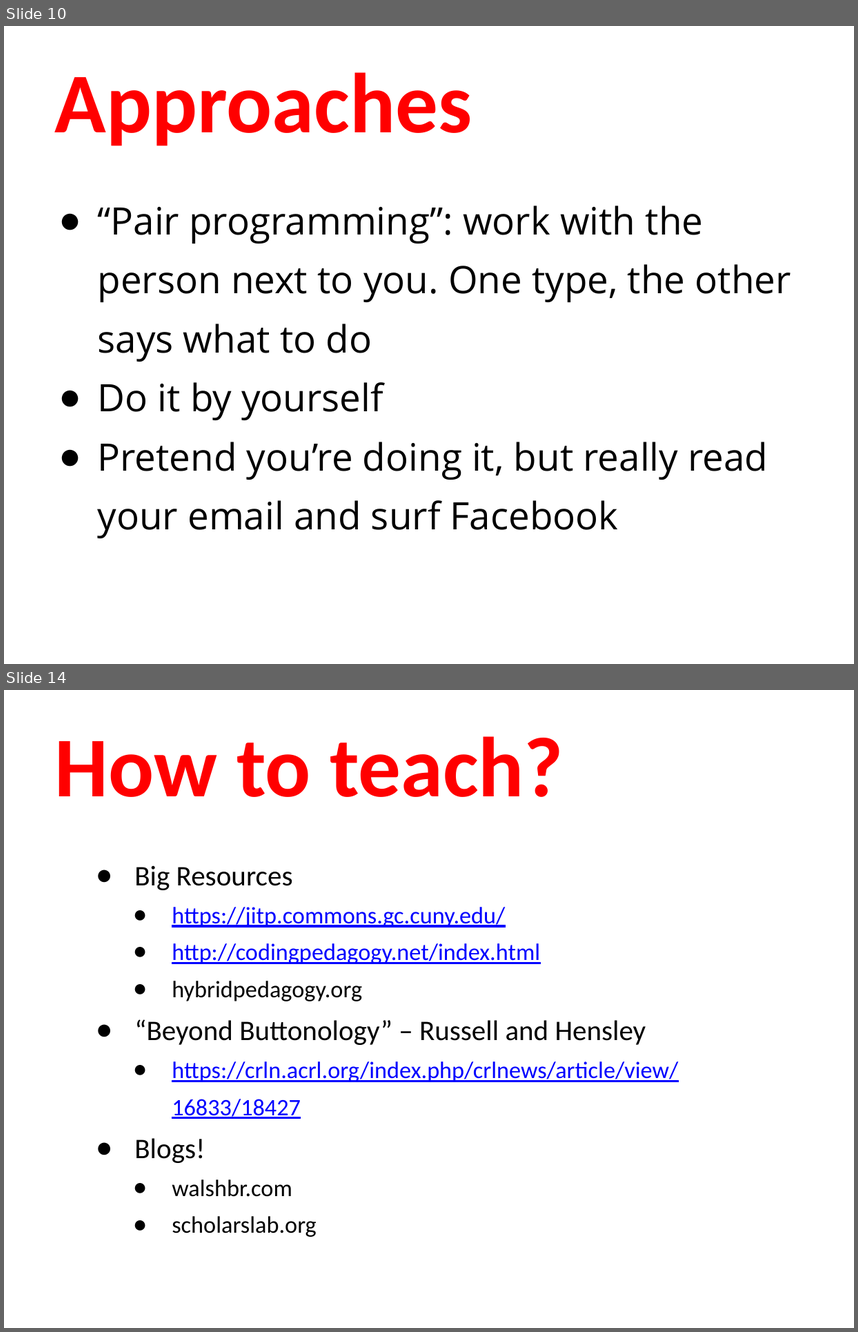
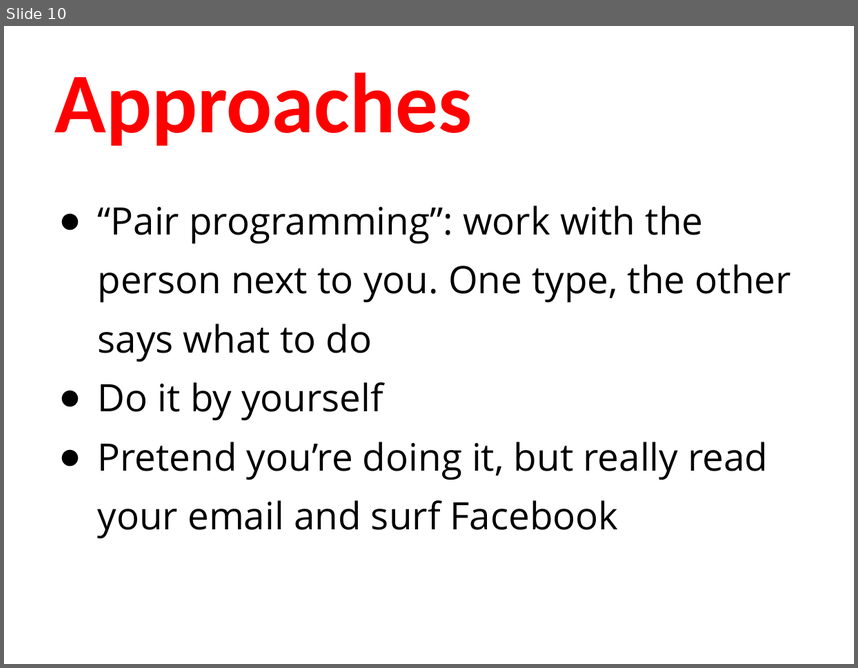
Before and after one commit to humanitiesprogramming/slides, a slide deck: 2019/python/day3-review.pptx. Shown one above the other, each under a label of ours: slides 10 and 14 before the commit, slide 10 after it; the slides between them are not shown. The pictures are 858x1332 and 858x668 pixels, drawn with LibreOffice and Linux fonts; fonts in the diff are those of the drawing. Boxes give left, top, right and bottom in pixels: in the first picture for what was removed or moved away, otherwise in the second. Text is boxed around its words. In the diff, an @@ line names an element or a change of style, - is before the commit and + after.

```diff
--- a/2019/python/day3-review.pptx
+++ b/2019/python/day3-review.pptx
@@ slide 14 removed at <box>4,690,854,1328</box>, background #FFFFFF @@
@@ title removed at <box>55,736,564,797</box> @@
-How to teach?
@@ text removed at <box>134,865,678,1236</box> @@
-  ● Big Resources
-    ● https://jitp.commons.gc.cuny.edu/
-    ● http://codingpedagogy.net/index.html
-    ● hybridpedagogy.org
-  ● “Beyond Buttonology” – Russell and Hensley
-    ● https://crln.acrl.org/index.php/crlnews/article/view/16833/18427
-  ● Blogs!
-    ● walshbr.com
-    ● scholarslab.org
```
Also in this commit, not shown: 3 other slides removed.
